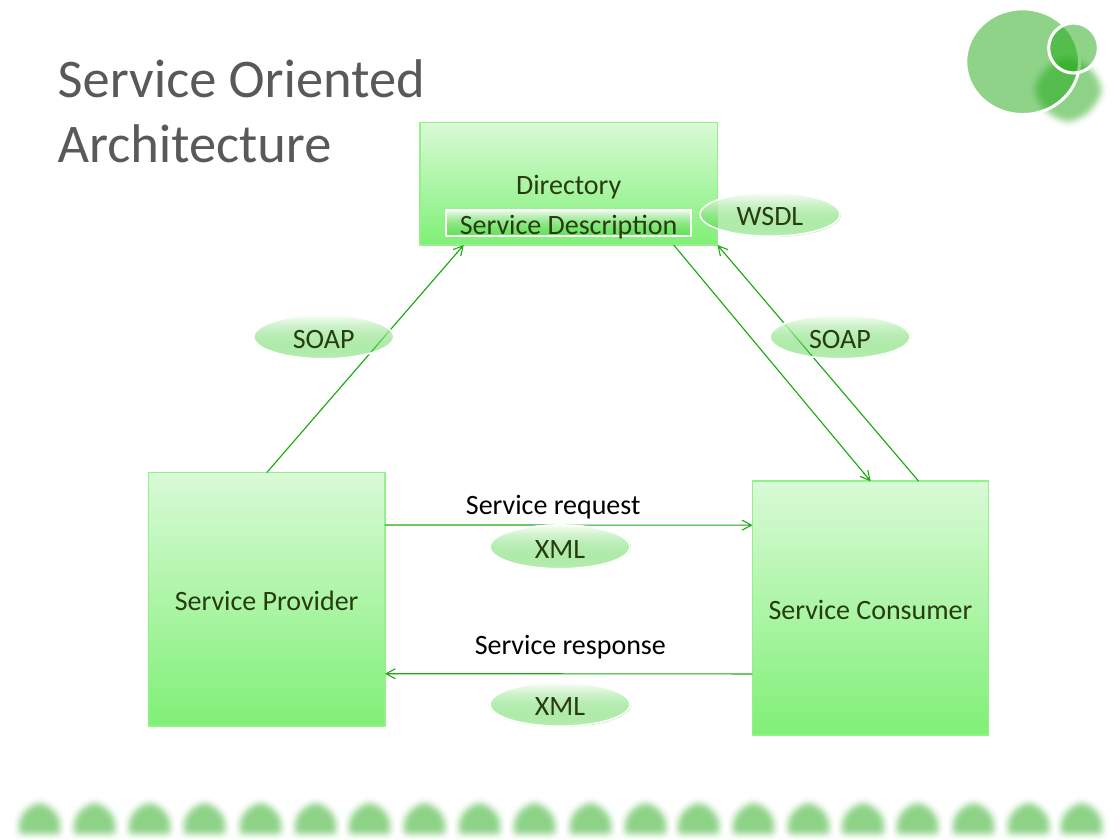
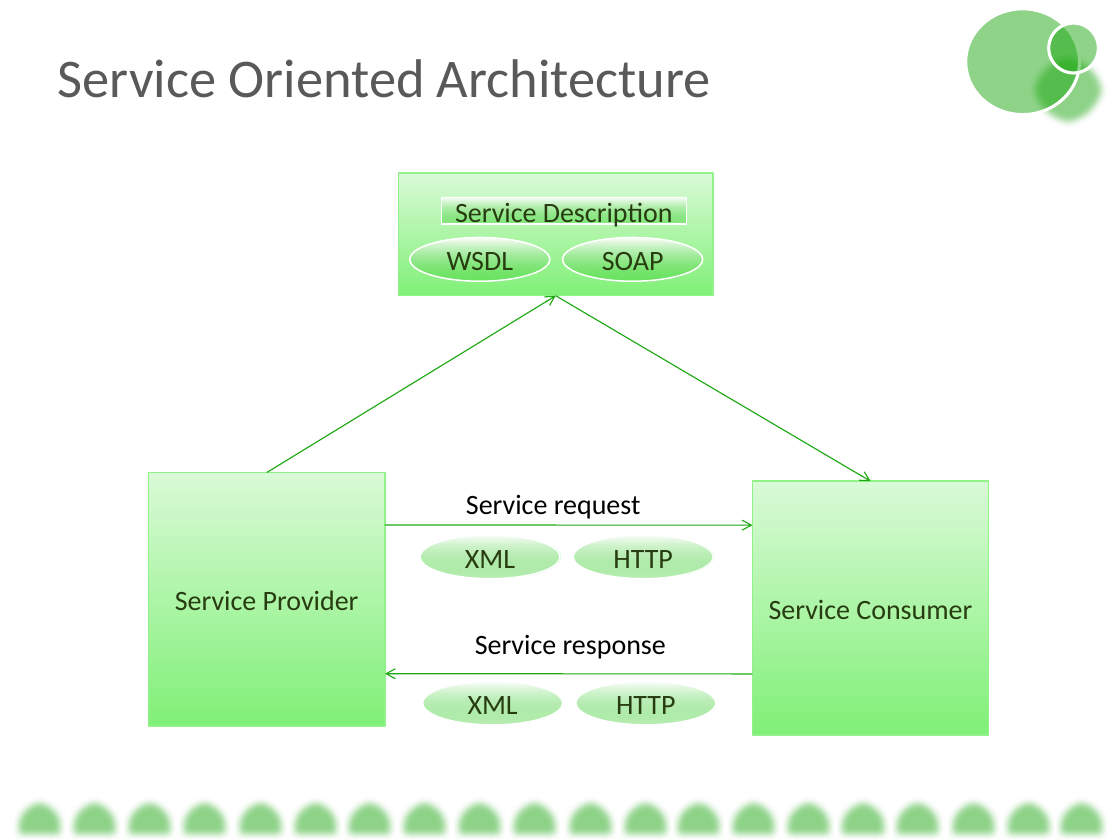
Before and after one commit to BigRacer/swtesting, a slide deck: slide 5 of 8.Web Services/Testing Web Services.pptx (slide 11 before the commit). Drawn at 1120x840 pixels with LibreOffice and Linux fonts; fonts in the diff are those of the drawing. Boxes give left, top, right and bottom in pixels: in the first picture for what was removed or moved away, otherwise in the second. Text is boxed around its words. In the diff, an @@ line names an element or a change of style, - is before the commit and + after.

```diff
--- a/8.Web Services/Testing Web Services.pptx
+++ b/8.Web Services/Testing Web Services.pptx
@@ text "Service Oriented Architecture" rewrapped from [58,59,425,163] to [58,59,711,98] @@
@@ rectangle: place and size @@
-rectangle at [420,122,718,244]
+rectangle at [399,174,713,296]
@@ text in rectangle at [516,175,621,199]: text removed @@
-Directory
@@ rectangle "Service Description": place and size @@
-rectangle "Service Description" at [446,209,691,235]
+rectangle "Service Description" at [441,198,687,224]
@@ ellipse "WSDL": place and size @@
-ellipse "WSDL" at [700,193,840,236]
+ellipse "WSDL" at [410,237,550,281]
@@ ellipse "SOAP": place and size @@
-ellipse "SOAP" at [254,315,394,358]
+ellipse "SOAP" at [562,237,702,281]
@@ arrow removed from (918, 482) to (718, 245) @@
@@ arrow moved from (267, 473) - (464, 245) to (267, 473) - (556, 296) @@
@@ arrow moved from (674, 245) - (870, 482) to (556, 296) - (870, 482) @@
@@ ellipse removed at [771,315,911,358] @@
-SOAP
@@ ellipse "XML": place and size @@
-ellipse "XML" at [489,525,629,569]
+ellipse "XML" at [420,535,560,579]
@@ ellipse added at [573,535,713,579], fill gradient #24C916 to #FFFFFF, outline #FFFFFF 1 pt, 18 pt, text #273C10 @@
+HTTP
@@ ellipse "XML": place and size @@
-ellipse "XML" at [489,682,629,726]
+ellipse "XML" at [422,681,562,725]
@@ ellipse added at [576,681,716,725], fill gradient #24C916 to #FFFFFF, outline #FFFFFF 1 pt, 18 pt, text #273C10 @@
+HTTP
```
Also in this commit, not shown: 10 other slides changed, 7 slides added, 4 slides removed, 3 other files.
